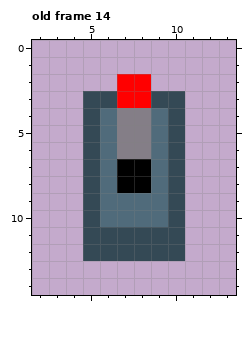
Pixel-art file: assets/sprites/tilemaps/room_objects.ase. Above: the version before the commit.
16x16 pixels, 18 frames. Colours within 5 levels of each other are drawn and written as one. Shown: old frame 14: x 2..13, y 0..14.
After the commit:
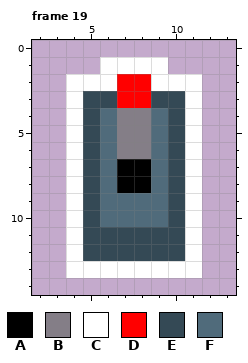
Palette (. is transparent): A #000000  B #847e87  C #ffffff  D #ff0000  E #344955  F #506b7b
A new or re-ordered frame is compared with the old frame closest to it.
Difference:
frames 18 -> 19
Frame 19 is new; against old frame 14:
y 1: x 6..9 .... -> CCCC
y 2: x 4..6 ... -> CCC; x 9..11 ... -> CCC
y 3..12: x 4 . -> C; x 11 . -> C
y 13: x 4..11 ........ -> CCCCCCCC
Boxes around the changes in both pictures, in picture pixels (x1, y1, x2, y2):
added: (66, 57, 202, 278)
